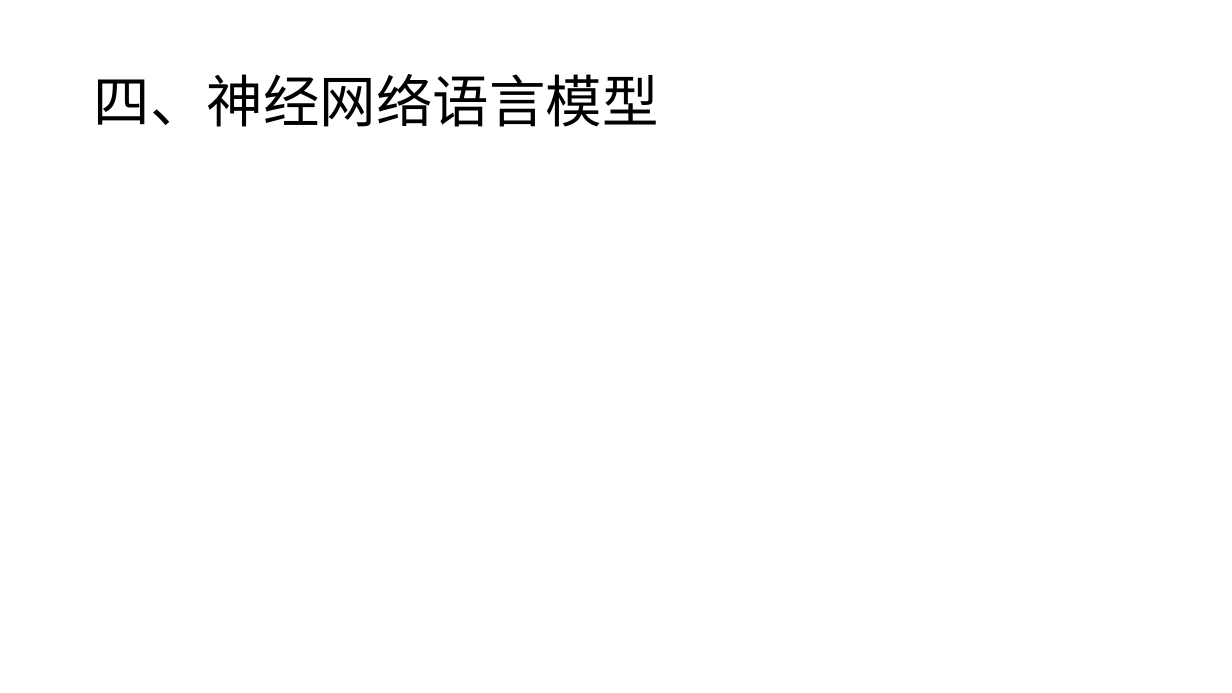
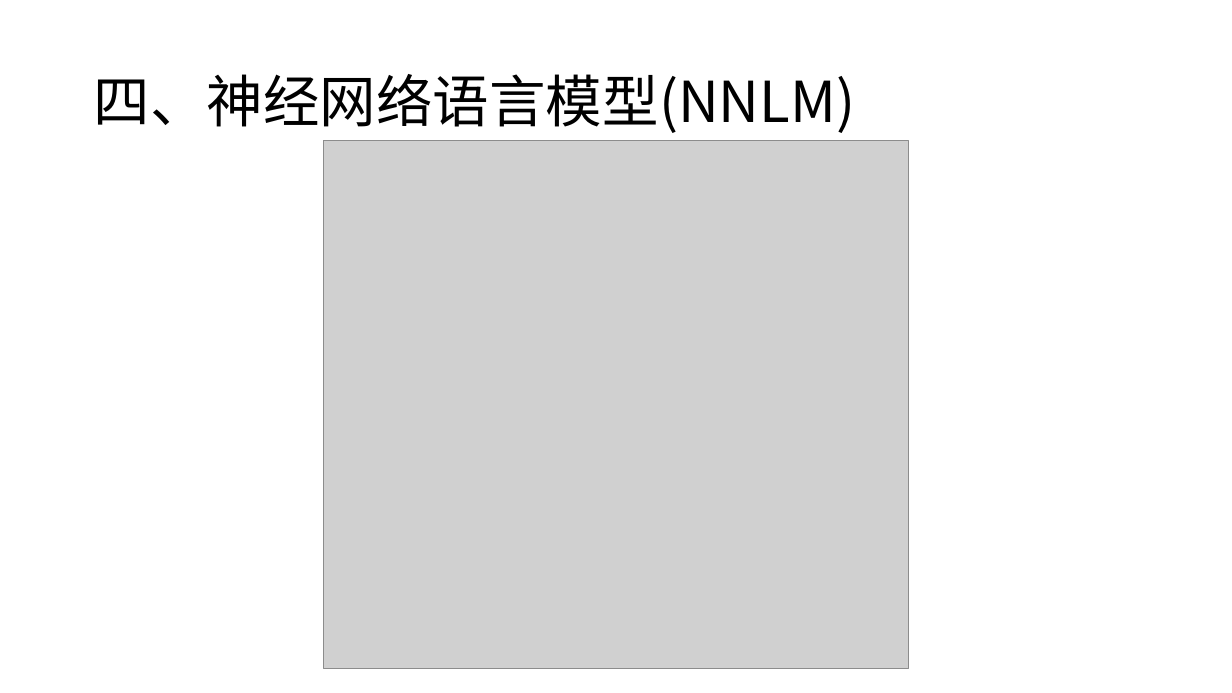
Before and after one commit to charlesXu86/Chatbot_CN, a slide deck: slide 40 of Chatbot_Doc/课程/NLP-4-语言模型.pptx (slide 24 before the commit). Drawn at 1232x693 pixels with LibreOffice and Linux fonts; fonts in the diff are those of the drawing; grey boxes stand for pictures. Boxes give left, top, right and bottom in pixels: in the first picture for what was removed or moved away, otherwise in the second. Text is boxed around its words. In the diff, an @@ line names an element or a change of style, - is before the commit and + after.

```diff
--- a/Chatbot_Doc/课程/NLP-4-语言模型.pptx
+++ b/Chatbot_Doc/课程/NLP-4-语言模型.pptx
@@ title at (x1=94, y1=74, x2=855, y2=133): text changed @@
-四、神经网络语言模型
+四、神经网络语言模型(NNLM)
@@ picture added at (x1=323, y1=140, x2=909, y2=668) @@
```
Also in this commit, not shown: 6 other slides changed, 26 slides added, 2 other files.
